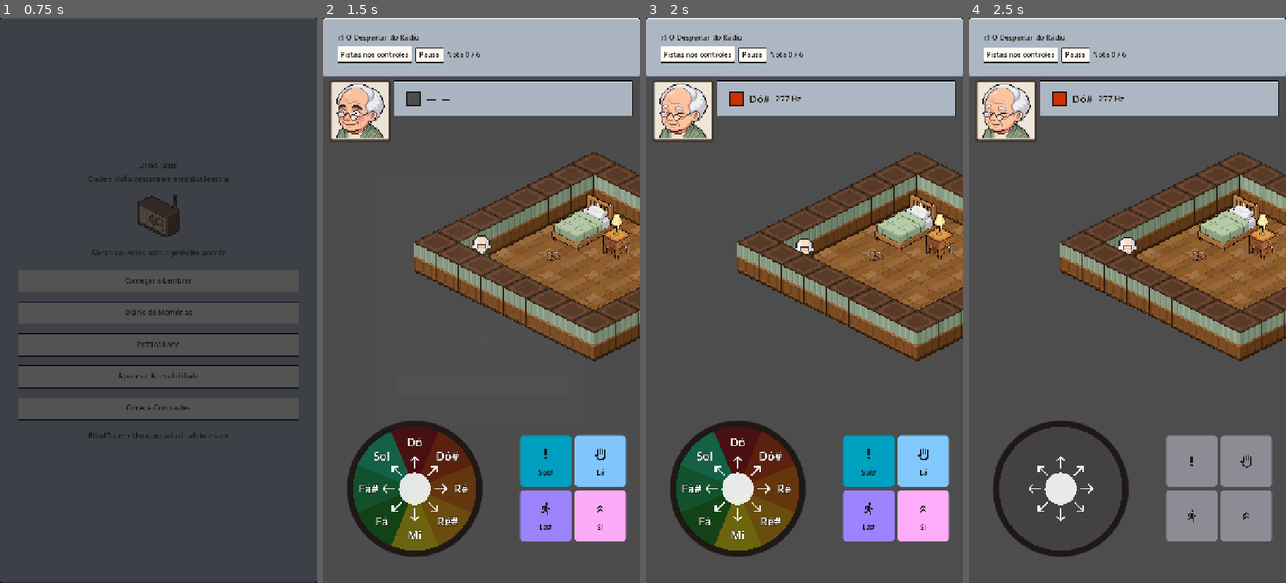
Above: before the commit, frames 1-4 (left to right).
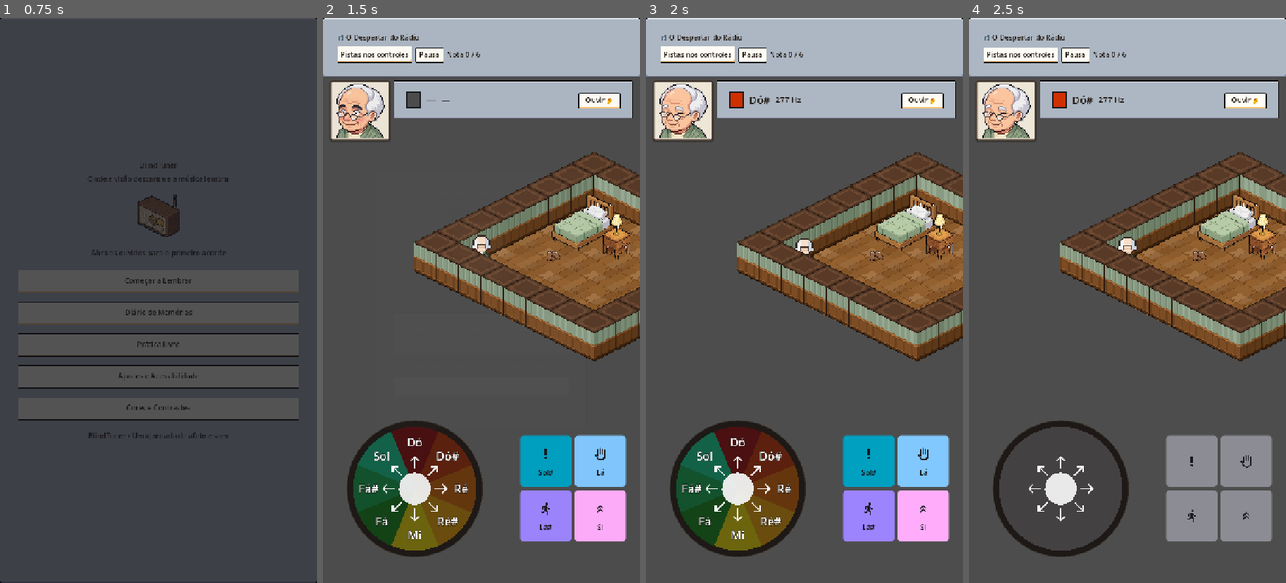
Above: after the commit, the same moments.

Repository: JDaniloC/BlindTuner
Game: Godot game, scene res://scenes/MainMenu.tscn
Two runs of this game, one before a commit and one after it. Both use one fixed random seed, a clock stepped at 60 frames per second and the inputs below.
Inputs:
- Up to frame 1 (0.75 s): click "Começar a Lembrar" at 0.5 s
- Up to frame 2 (1.5 s): click "Pausa" (after the commit: "Ouvir 👂") at 1.25 s
- Up to frame 3 (2 s): no input
- Up to frame 4 (2.5 s): click "Pistas nos controles" at 2 s

Frame 1 is identical in both runs. In frame 2, 0.8% of the frame differs, in the area x 22-98%, y 13-18%; in frame 3, 0.9%; in frame 4, 0.9%.

Commit message:
feat(ux): implement cue replay without penalty and relative pitch guidance on miss

Diff:
--- a/godot/scenes/NotePanel.tscn
+++ b/godot/scenes/NotePanel.tscn
@@ -30,3 +30,13 @@
 [node name="Freq" type="Label" parent="Margin/HBox"]
 text = "—"
 theme_override_font_sizes/font_size = 18
+
+[node name="Guide" type="Label" parent="Margin/HBox"]
+visible = false
+text = ""
+theme_override_font_sizes/font_size = 18
+
+[node name="ReplayBtn" type="Button" parent="Margin/HBox"]
+custom_minimum_size = Vector2(96, 36)
+size_flags_horizontal = 10
+text = "Ouvir 👂"
--- a/godot/scripts/Conductor.gd
+++ b/godot/scripts/Conductor.gd
@@ -112,6 +112,17 @@
 	_pending_cue_timer = null
 	call_cue.emit(note, idx)
 
+## Reemite o call_cue da nota atual no modo CALL sem computar tropeço nem penalizar estrelas.
+func replay_current_cue() -> void:
+	if phase != Phase.CALL:
+		return
+	if _preset == null:
+		return
+	if _index >= _preset.notes.size():
+		return
+	_pending_cue_timer = null
+	call_cue.emit(_preset.notes[_index], _index)
+
 func _set_phase(p: int) -> void:
 	if phase == p:
 		return
--- a/godot/scripts/NotePanel.gd
+++ b/godot/scripts/NotePanel.gd
@@ -1,13 +1,17 @@
 extends PanelContainer
 ## HUD da última nota. Visibilidade dos elementos segue CueSettings.
+
+signal replay_cue_requested
 
 ## ColorDistance é RefCounted, não autoload -- precisa de preload pra ser usado.
 const ColorDistance := preload("res://scripts/ColorDistance.gd")
 
 @onready var _label: Label = $Margin/HBox/Label
 @onready var _freq: Label = $Margin/HBox/Freq
+@onready var _guide_lbl: Label = $Margin/HBox/Guide
 @onready var _chip_frame: PanelContainer = $Margin/HBox/ChipFrame
 @onready var _color_chip: ColorRect = $Margin/HBox/ChipFrame/ColorChip
+@onready var _replay_btn: Button = $Margin/HBox/ReplayBtn
 
 ## Espessura da moldura em volta do chip, em px de cada lado.
 ##
@@ -53,6 +57,11 @@
 func _ready() -> void:
 	CueSettings.cue_level_changed.connect(_on_cue_changed)
 	ColorSchemeSettings.scheme_changed.connect(_on_scheme_changed)
+	if _replay_btn != null:
+		_replay_btn.pressed.connect(func(): replay_cue_requested.emit())
+		_replay_btn.focus_entered.connect(func():
+			AccessibleAnnouncer.announce("focus", "Ouvir a nota novamente sem penalidade de tropeço. Botão.")
+		)
 	_paint_chip_frame()
 	_apply_cue()
 
@@ -115,6 +124,8 @@
 	visible = CueSettings.cue_level < 3
 	_label.visible = CueSettings.shows_name()
 	_freq.visible = CueSettings.shows_freq()
+	if _guide_lbl != null:
+		_guide_lbl.visible = not _guide_lbl.text.is_empty() and (CueSettings.shows_name() or CueSettings.shows_freq())
 	# Os dois juntos: esconder só o chip deixaria a moldura sozinha, um quadrado
 	# escuro vazio; esconder só a moldura deixaria o chip sem borda de novo.
 	_chip_frame.visible = CueSettings.shows_color()
@@ -125,3 +136,22 @@
 	_label.text = NoteMapping.label_for(note_key)
 	_freq.text = "%d Hz" % NoteMapping.frequency_for(note_key)
 	_color_chip.color = NoteMapping.color_for(note_key)
+
+func display_miss(played_note: String, target_note: String) -> void:
+	var played_freq := NoteMapping.frequency_for(played_note)
+	var target_freq := NoteMapping.frequency_for(target_note)
+	var is_lower := played_freq < target_freq
+
+	if _guide_lbl != null:
+		_guide_lbl.text = "▲ Suba (Mais agudo)" if is_lower else "▼ Desça (Mais grave)"
+		_guide_lbl.visible = CueSettings.shows_name() or CueSettings.shows_freq()
+
+	var dir_speech := "mais aguda" if is_lower else "mais grave"
+	AccessibleAnnouncer.announce("miss", "Nota %s tocada. A afinação correta é %s." % [
+		NoteMapping.label_for(played_note), dir_speech
+	])
+
+func clear_guide() -> void:
+	if _guide_lbl != null:
+		_guide_lbl.text = ""
+		_guide_lbl.visible = false
--- a/godot/scripts/Playground.gd
+++ b/godot/scripts/Playground.gd
@@ -49,6 +49,7 @@
 @onready var _pitch_scroll_input: Control = $UI/PitchScrollInput
 @onready var _goal_node: Node2D = $Goal
 var _current_map_id: String = ""
+var _last_triggered_note: String = ""
 var _joystick_default_filter: int
 var _special_actions_default_filter: int
 var _piano_input_default_filter: int
@@ -109,6 +110,7 @@
 	_hud.restart_requested.connect(_on_restart_requested)
 	_hud.color_settings_requested.connect(_on_color_settings_requested)
 	_hud.pause_requested.connect(_on_pause_requested)
+	_note_panel.replay_cue_requested.connect(_on_replay_cue_requested)
 	# O NotePanel estava fixado em offset_top=140 no .tscn, e a barra do topo
 	# passou de ~134 para 150px quando "Cores" ganhou uma segunda linha: o painel
 	# opaco do HUD (irmão posterior na CanvasLayer) passou a desenhar 10px por
@@ -192,6 +194,7 @@
 	_hud.hide_stats()
 	if _character_portrait != null:
 		_character_portrait.reset()
+	_note_panel.clear_guide()
 	_conductor.load_preset(preset)
 	if _current_map_id != map.id:
 		_current_map_id = map.id
@@ -267,6 +270,7 @@
 		_character.position = _character.grid_to_world(sg)
 
 func _on_note_triggered(note_key: String) -> void:
+	_last_triggered_note = note_key
 	match _conductor.phase:
 		_conductor.Phase.IDLE:
 			# Modo livre: anda de verdade (Character.handle_note trata
@@ -281,6 +285,10 @@
 		_:
 			pass  # PREVIEW/REPLAY: não conflita com playback; DONE: sem nota ativa para submeter
 
+func _on_replay_cue_requested() -> void:
+	if _conductor != null and _conductor.phase == _conductor.Phase.CALL:
+		_conductor.replay_current_cue()
+
 func _on_note_resolved(hit: bool, index: int) -> void:
 	if _character_portrait != null:
 		if hit:
@@ -288,6 +296,10 @@
 		else:
 			_character_portrait.on_note_miss()
 	var note_key: String = _conductor._preset.notes[index]
+	if hit:
+		_note_panel.clear_guide()
+	else:
+		_note_panel.display_miss(_last_triggered_note, note_key)
 	if NoteMapping.is_action_note(note_key):
 		# Acerto numa ação: dispara a ação; erro: tropeço com a última direção.
 		if hit:
--- a/godot/tests/test_conductor.gd
+++ b/godot/tests/test_conductor.gd
@@ -109,6 +109,18 @@
 	assert_signal_emitted_with_parameters(c, "note_resolved", [false, 0])
 	assert_eq(c._index, 0)
 
+func test_replay_current_cue_does_not_penalize_player():
+	var c = _conductor()
+	_enter_call(c, ["C4"])
+	watch_signals(c)
+	c.replay_current_cue()
+	assert_signal_emitted_with_parameters(c, "call_cue", ["C4", 0])
+	assert_eq(c._stats.total_trips, 0, "replay_current_cue não deve incrementar tropeços")
+	assert_false(c._attempted_current, "replay_current_cue não deve marcar erro de tentativa")
+	# Se acertar em seguida, ainda ganha first_try_hits!
+	c.submit_note("C4")
+	assert_eq(c._stats.first_try_hits, 1, "acerto após replay_current_cue continua sendo de 1ª tentativa")
+
 func test_completion_enters_replay():
 	var c = _conductor()
 	_enter_call(c, ["C4", "D4"])
--- a/godot/tests/test_note_panel.gd
+++ b/godot/tests/test_note_panel.gd
@@ -283,3 +283,25 @@
 		"fixture frouxa: se todo chip já se acha sozinho, a moldura não está sendo testada")
 	assert_gte(pior, ColorDistance.GRAPHIC_MIN,
 		"pior moldura da paleta livre: %.2f:1 (chip sozinho chega a %.2f:1)" % [pior, pior_chip])
+
+func test_display_miss_shows_relative_pitch_guidance():
+	var p = _panel()
+	# Tocando D4 (294 Hz) quando o alvo é G4 (392 Hz) -> alvo é mais agudo -> "▲ Suba"
+	p.display_miss("D4", "G4")
+	assert_true(p._guide_lbl.visible)
+	assert_true(p._guide_lbl.text.contains("Suba"))
+
+	# Tocando B4 (494 Hz) quando o alvo é E4 (330 Hz) -> alvo é mais grave -> "▼ Desça"
+	p.display_miss("B4", "E4")
+	assert_true(p._guide_lbl.visible)
+	assert_true(p._guide_lbl.text.contains("Desça"))
+
+	p.clear_guide()
+	assert_false(p._guide_lbl.visible)
+	assert_eq(p._guide_lbl.text, "")
+
+func test_replay_button_emits_signal():
+	var p = _panel()
+	watch_signals(p)
+	p._replay_btn.emit_signal("pressed")
+	assert_signal_emitted(p, "replay_cue_requested")
